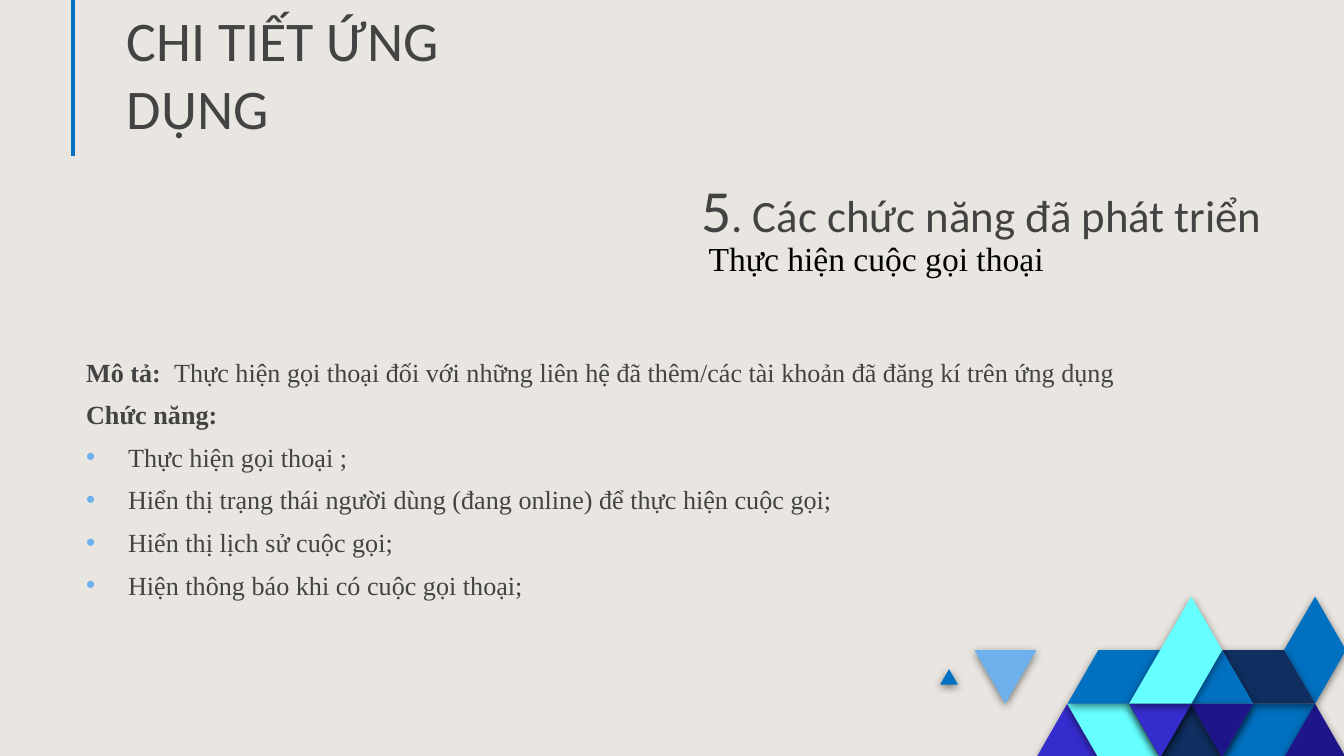
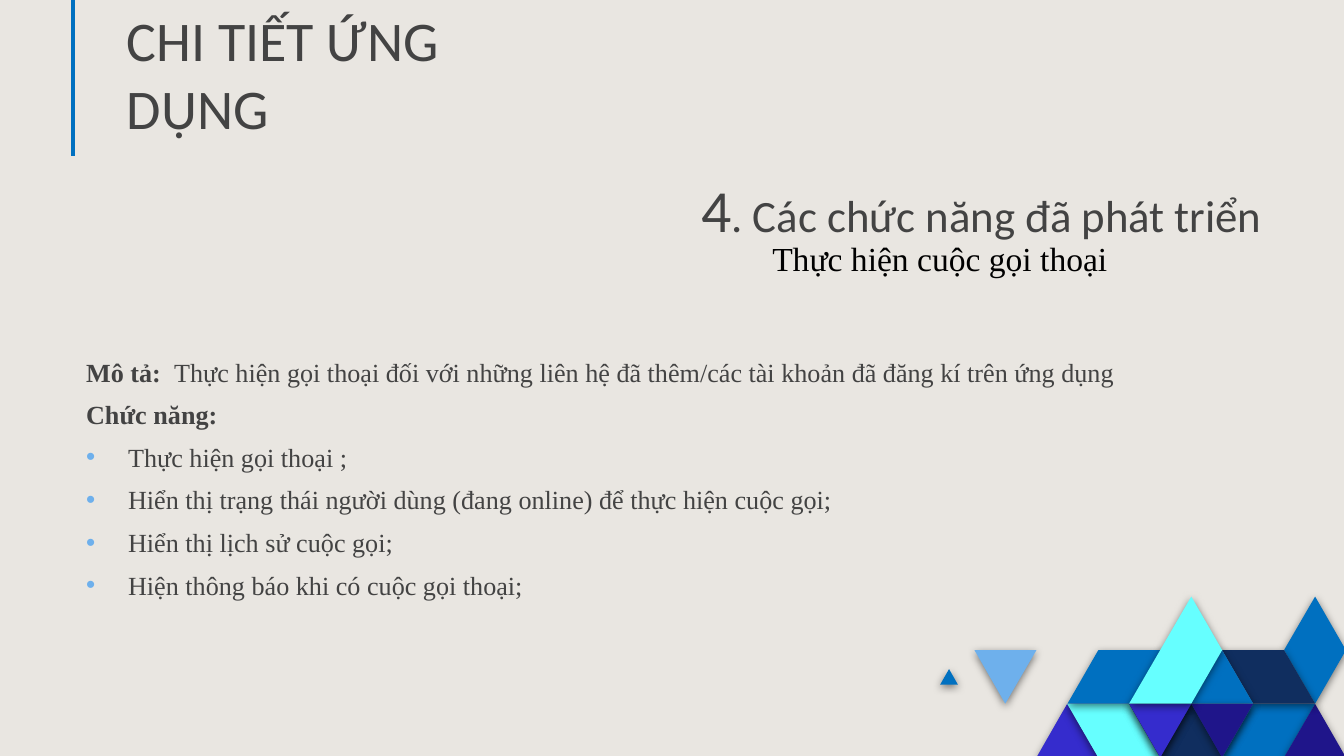
Before and after one commit to AndroidCTT2/Telegram_Clone, a slide deck: slide 25 of report/Nhom2_Slide_Android-1.pptx. Drawn at 1344x756 pixels with LibreOffice and Linux fonts; fonts in the diff are those of the drawing. Boxes give left, top, right and bottom in pixels: in the first picture for what was removed or moved away, otherwise in the second. Text is boxed around its words. In the diff, an @@ line names an element or a change of style, - is before the commit and + after.

```diff
--- a/report/Nhom2_Slide_Android-1.pptx
+++ b/report/Nhom2_Slide_Android-1.pptx
@@ text at bbox=[701, 193, 1262, 240]: text changed @@
-5. Các chức năng đã phát triển
+4. Các chức năng đã phát triển
@@ text "Thực hiện cuộc gọi thoại": place and size @@
-text "Thực hiện cuộc gọi thoại" at bbox=[709, 247, 1043, 277]
+text "Thực hiện cuộc gọi thoại" at bbox=[772, 247, 1107, 277]
```
Also in this commit, not shown: 10 other slides changed, 1 slide removed, 1 other file.
